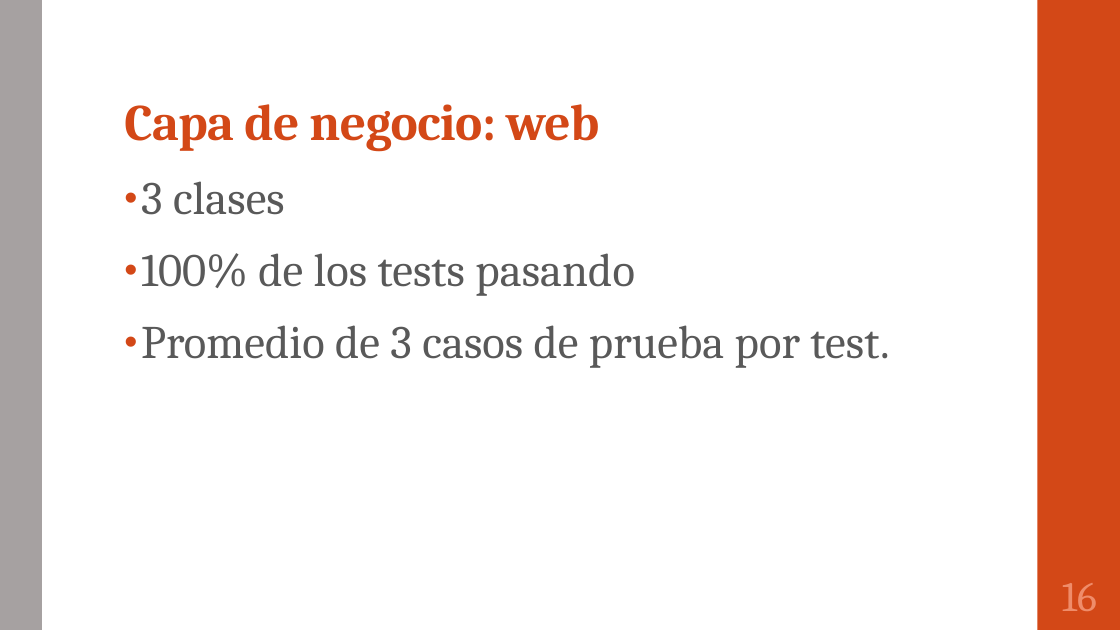
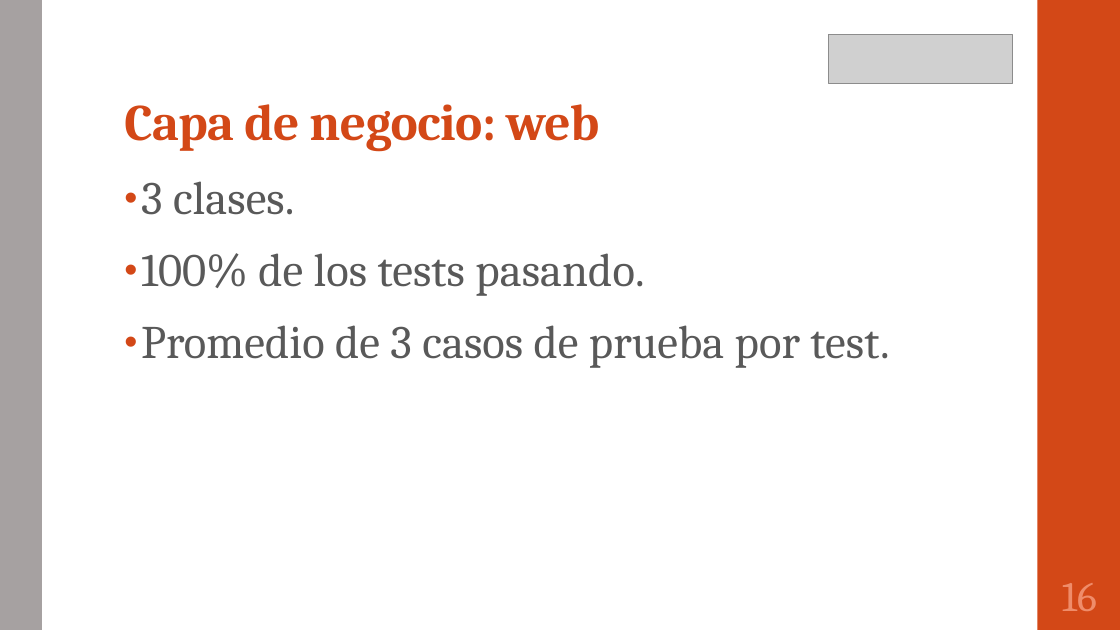
Before and after one commit to portafolio2016/hipocrates, a slide deck: slide 17 of presentación lunes 24 octubre 2016.pptx. Drawn at 1120x630 pixels with LibreOffice and Linux fonts; fonts in the diff are those of the drawing; grey boxes stand for pictures. Boxes give left, top, right and bottom in pixels: in the first picture for what was removed or moved away, otherwise in the second. Text is boxed around its words. In the diff, an @@ line names an element or a change of style, - is before the commit and + after.

```diff
--- a/presentación lunes 24 octubre 2016.pptx
+++ b/presentación lunes 24 octubre 2016.pptx
@@ picture added at [829, 34, 1013, 82] @@
@@ text at [141, 181, 644, 296]: text changed @@
-• 3 clases
-• 100% de los tests pasando
+• 3 clases.
+• 100% de los tests pasando.
```
Also in this commit, not shown: 16 other slides changed.
